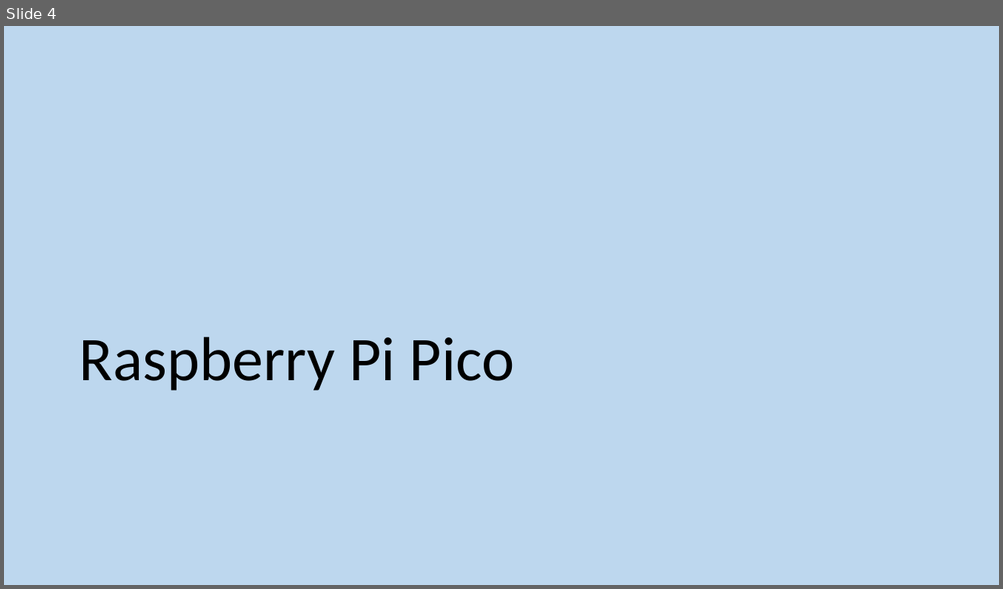
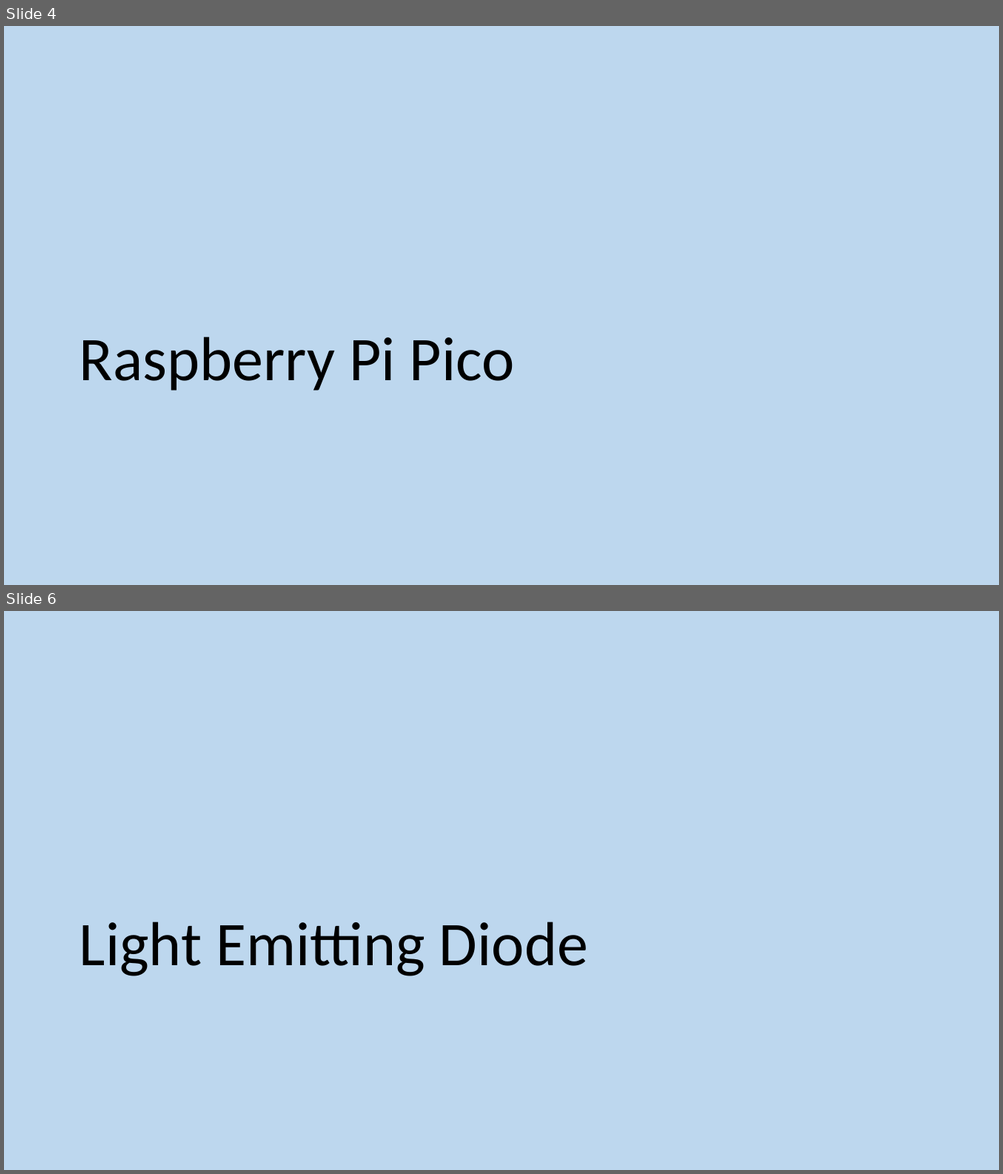
Before and after one commit to MrFriendCS/MrFriendCS.github.io, a slide deck: physical/Physical Slides.pptx. Shown one above the other, each under a label of ours: slide 4 before the commit, slides 4 and 6 after it; the slides between them are not shown. The pictures are 1003x589 and 1003x1174 pixels, drawn with LibreOffice and Linux fonts; fonts in the diff are those of the drawing. Boxes give left, top, right and bottom in pixels: in the first picture for what was removed or moved away, otherwise in the second. Text is boxed around its words. In the diff, an @@ line names an element or a change of style, - is before the commit and + after.

```diff
--- a/physical/Physical Slides.pptx
+++ b/physical/Physical Slides.pptx
@@ slide 6 added at box(4, 611, 999, 1170), background #BDD7EE @@
@@ title added at box(79, 922, 588, 977), 60 pt, text #000000 @@
+Light Emitting Diode
```
Also in this commit, not shown: 2 slides changed, 2 other slides added, 7 other files.
